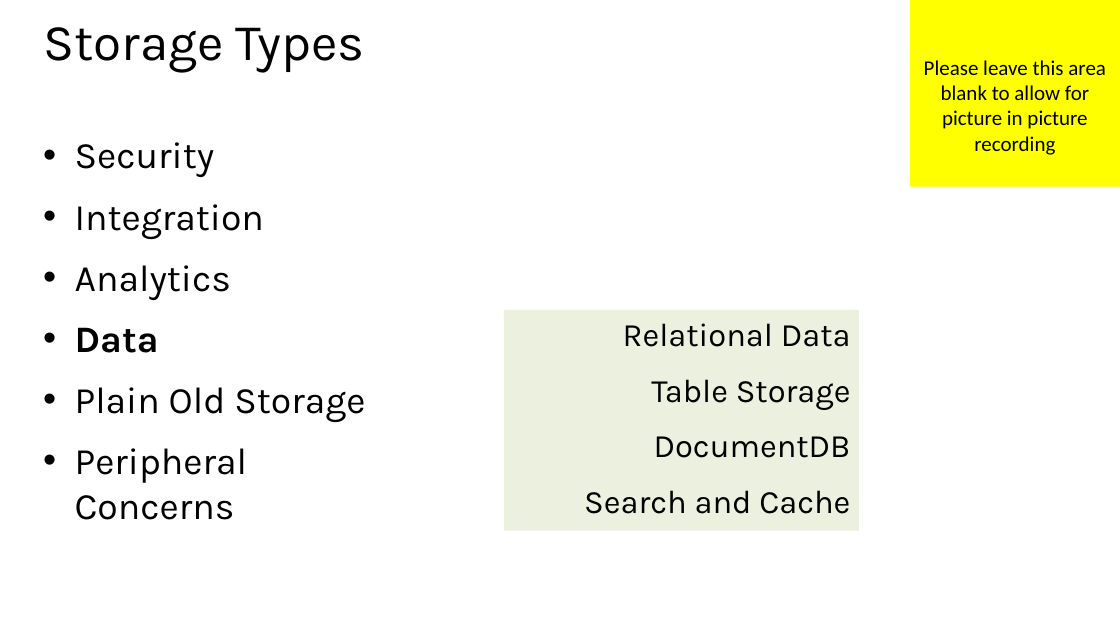
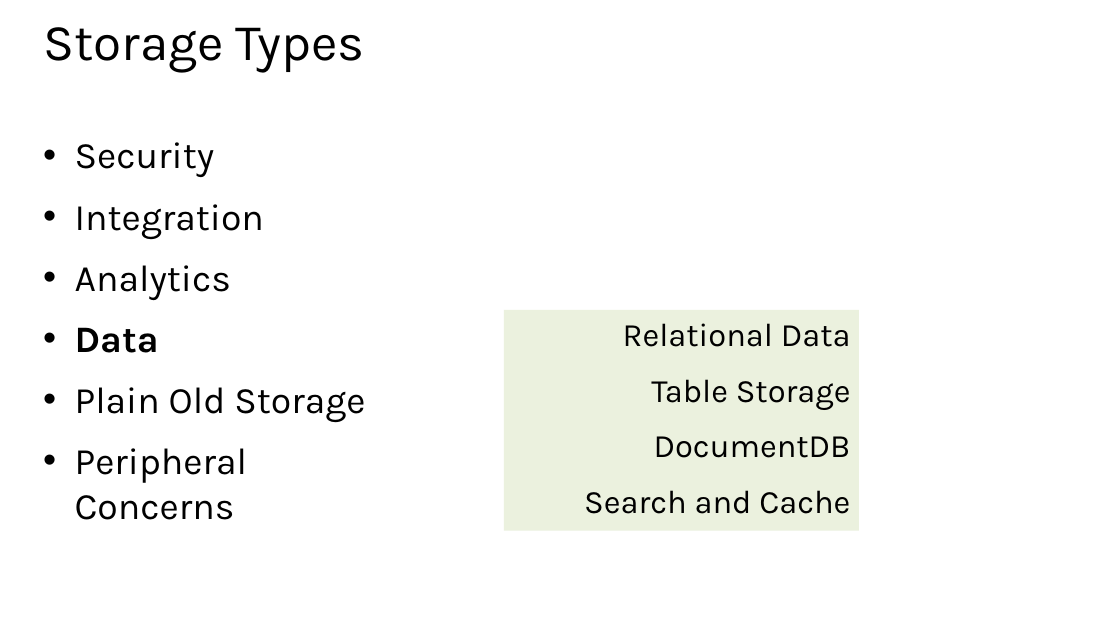
Before and after one commit to MisterJames/AzureImageProcessing, a slide deck: slide 10 of Presentation Materials/MVA-ApplicationsOnAzure-05.pptx (slide 6 before the commit). Drawn at 1120x630 pixels with LibreOffice and Linux fonts; fonts in the diff are those of the drawing. Boxes give left, top, right and bottom in pixels: in the first picture for what was removed or moved away, otherwise in the second. Text is boxed around its words. In the diff, an @@ line names an element or a change of style, - is before the commit and + after.

```diff
--- a/Presentation Materials/MVA-ApplicationsOnAzure-05.pptx
+++ b/Presentation Materials/MVA-ApplicationsOnAzure-05.pptx
@@ rectangle removed at [910, 0, 1120, 187] @@
-Please leave this area blank to allow for picture in picture recording
```
Also in this commit, not shown: 8 other slides changed, 7 slides added, 1 other file.
